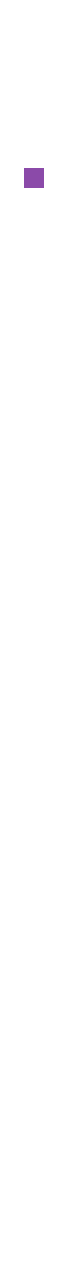
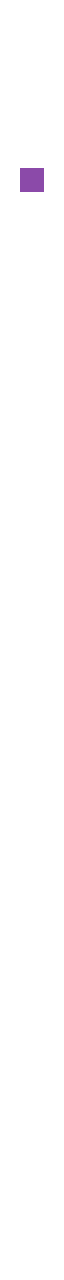
Layers edited between the first and the second (64, 1280) image:
painted on "Rectangle 1" over 20, 168, 44, 192
